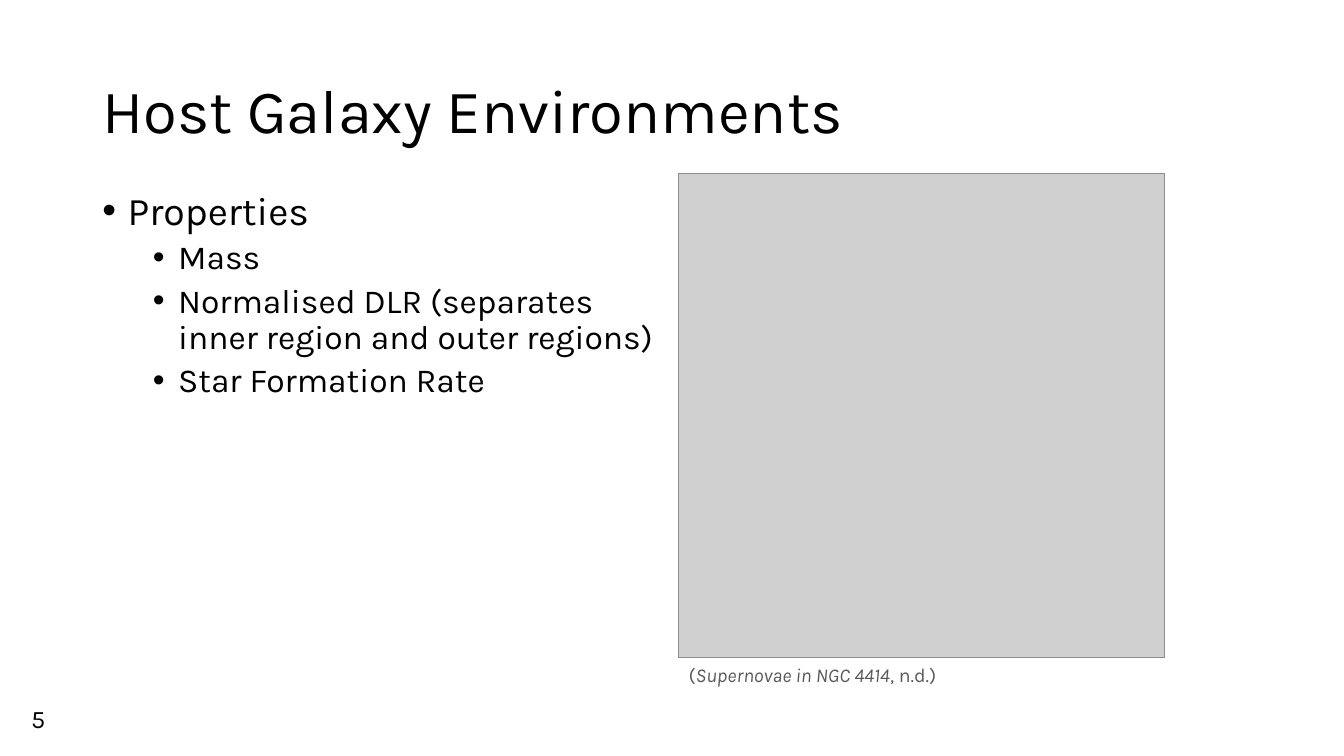
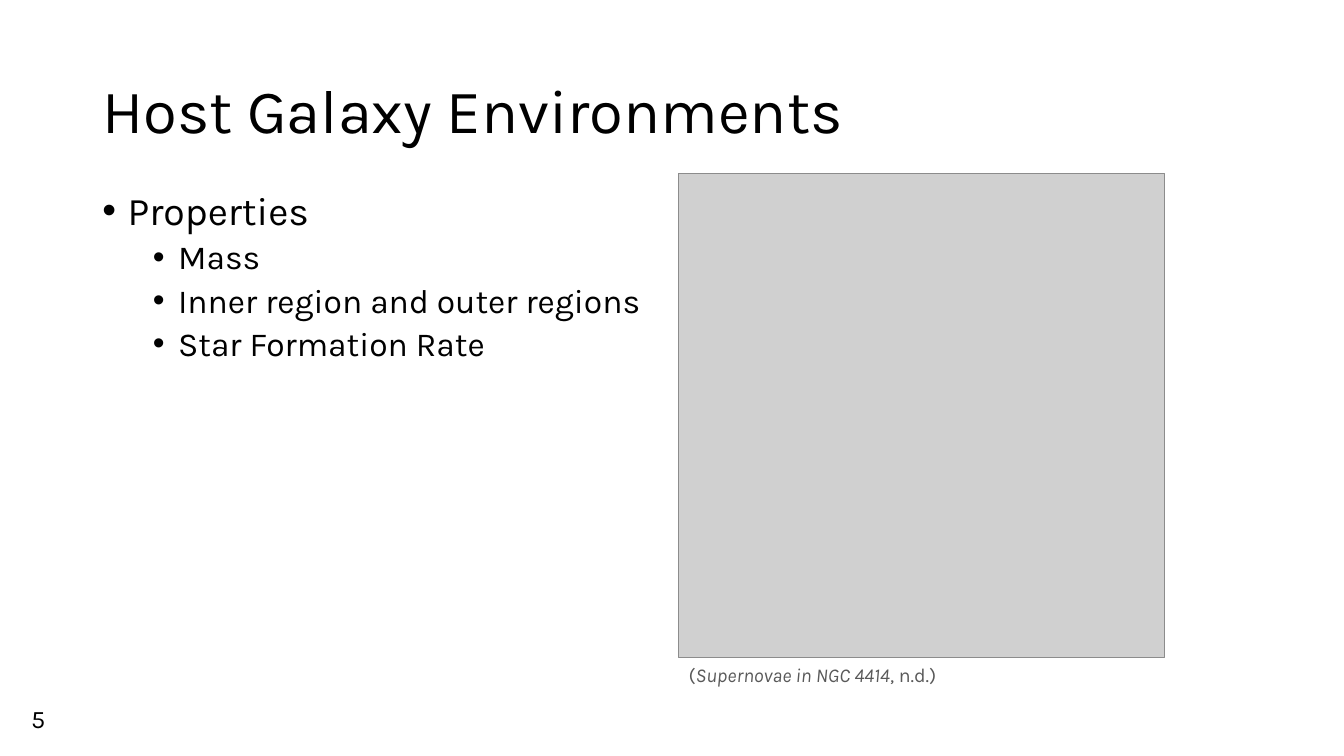
Before and after one commit to Webd0g/Honours_Project, a slide deck: slide 6 of Oral_presentation/Oral_Presentation.pptx. Drawn at 1344x756 pixels with LibreOffice and Linux fonts; fonts in the diff are those of the drawing; grey boxes stand for pictures; background and template pictures are left out. Boxes give left, top, right and bottom in pixels: in the first picture for what was removed or moved away, otherwise in the second. Text is boxed around its words. In the diff, an @@ line names an element or a change of style, - is before the commit and + after.

```diff
--- a/Oral_presentation/Oral_Presentation.pptx
+++ b/Oral_presentation/Oral_Presentation.pptx
@@ text at [178,290,641,321]: text changed @@
-  • Normalised DLR (separates inner region and outer regions)
+  • Inner region and outer regions
```
Also in this commit, not shown: 3 other slides changed, 10 other files.
